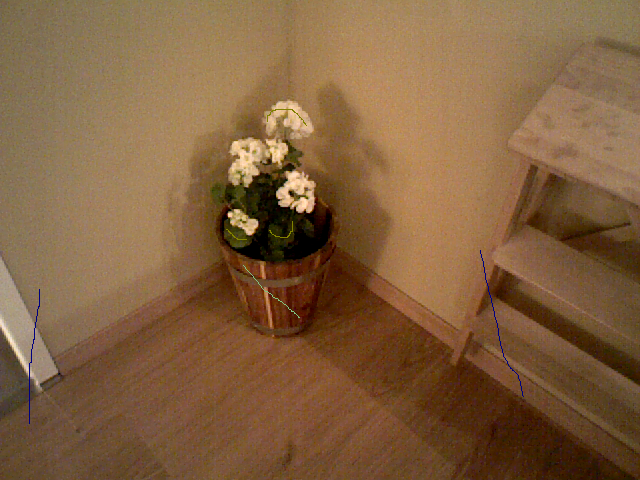
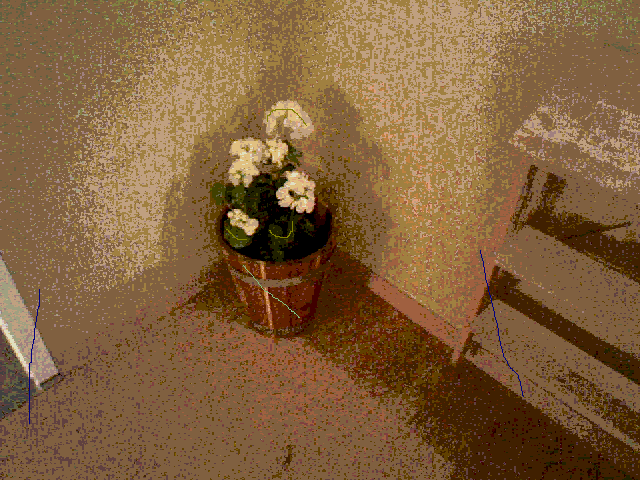
Comparing the layer stacks of the two 640×480 images. Changes:
painted on "91_LivingLow.png" over [0, 0, 640, 480]
